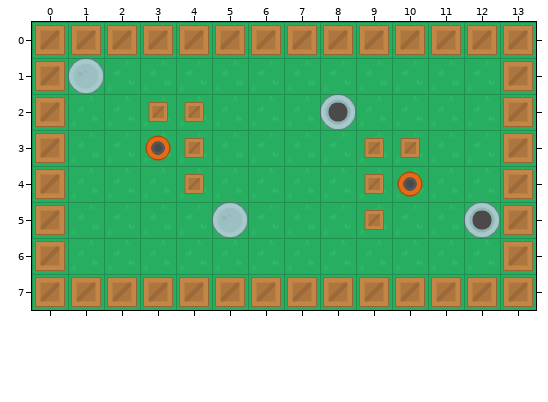
Tiled map -- bot-battles/data/source/map.tmx. Above, as it was before the edit.
Cells are 64x64 px. Shown: x 0..13, y 0..7.
Once edited:
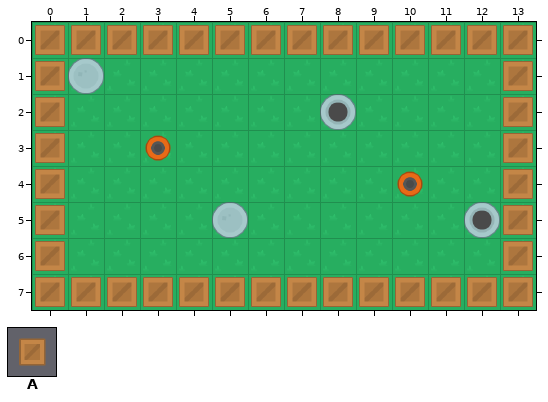
Key: from "map": A 129.
_ is an empty cell.
What changed:
Layer "wall":
y 2: x 3..4 AA -> __
y 3: x 4 A -> _; x 9..10 AA -> __
y 4: x 4 A -> _; x 9 A -> _
y 5: x 9 A -> _
Changed places in both pictures, as pixel boxes (x1, y1, x2, y2):
removed: (148, 102, 204, 194)
removed: (364, 138, 420, 230)
